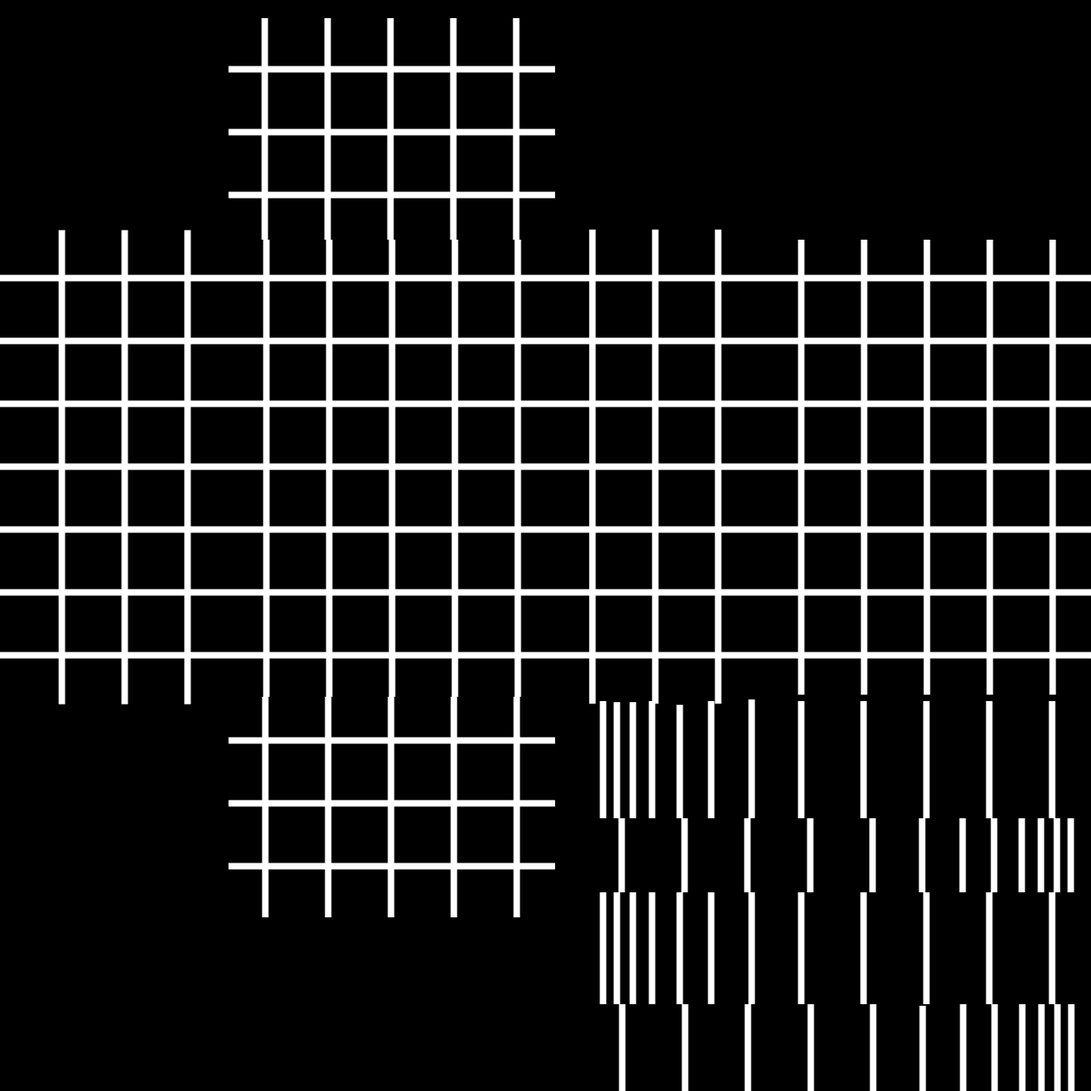
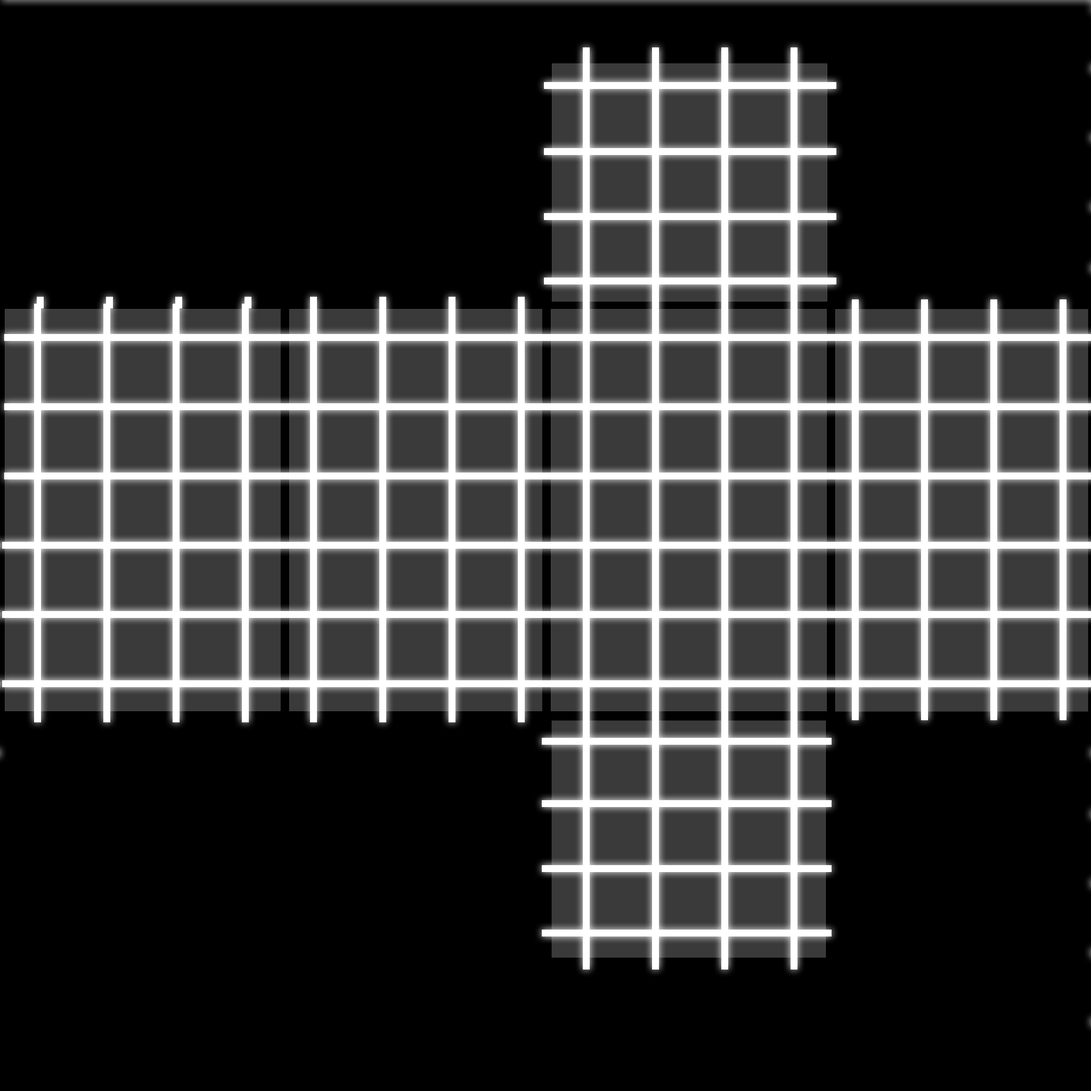
Layers edited between the first and the second 1091×1091 image:
removed layer "Layer 3 copy 4" over bbox(0, 273, 1091, 660)
removed layer "Layer 3 copy" over bbox(228, 736, 556, 871)
removed layer "Layer 3" over bbox(228, 65, 556, 200)
removed layer "Layer 5" over bbox(599, 699, 1077, 1091)
removed layer "Layer 2" over bbox(58, 18, 1058, 918)
added layer "Group 1 copy" above "Group 1" over bbox(2, 82, 1091, 937)
added layer "Group 1" above "Layer 0" over bbox(34, 47, 1067, 970)
showed "Layer 0", painted on it over bbox(4, 18, 1090, 1080)
